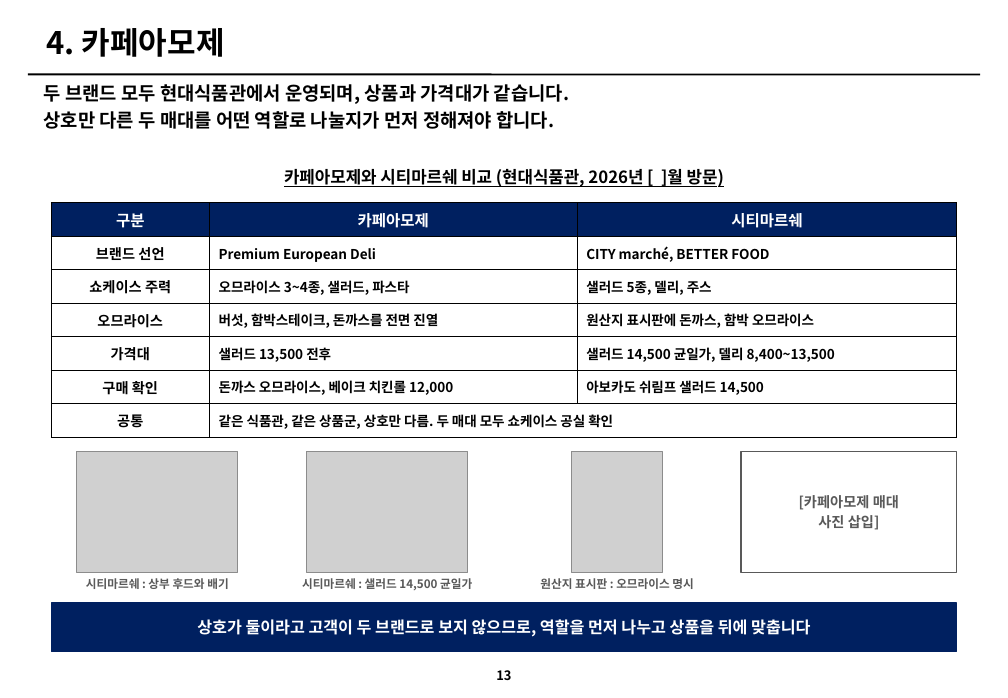
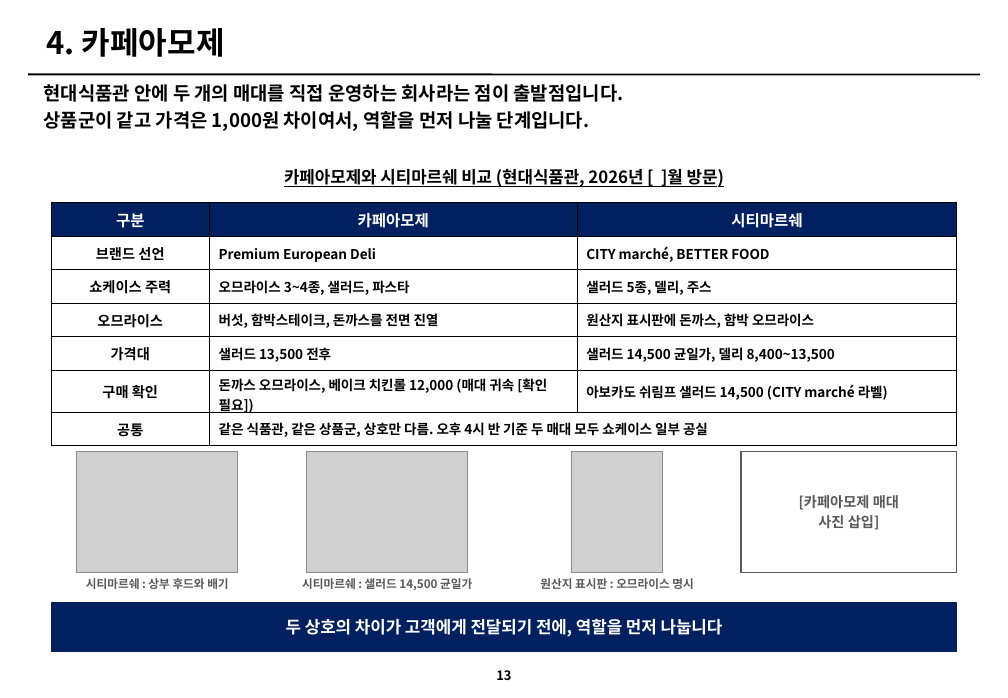
Before and after one commit to grandnim-wq/Claude, a slide deck: slide 13 of 아모제_3개브랜드_개선전략_v3.pptx. Drawn at 1008x698 pixels with LibreOffice and Linux fonts; fonts in the diff are those of the drawing; grey boxes stand for pictures. Boxes give left, top, right and bottom in pixels: in the first picture for what was removed or moved away, otherwise in the second. Text is boxed around its words. In the diff, an @@ line names an element or a change of style, - is before the commit and + after.

```diff
--- a/아모제_3개브랜드_개선전략_v3.pptx
+++ b/아모제_3개브랜드_개선전략_v3.pptx
@@ text at [44,84,624,131]: text changed @@
-두 브랜드 모두 현대식품관에서 운영되며, 상품과 가격대가 같습니다.
-상호만 다른 두 매대를 어떤 역할로 나눌지가 먼저 정해져야 합니다.
+현대식품관 안에 두 개의 매대를 직접 운영하는 회사라는 점이 출발점입니다.
+상품군이 같고 가격은 1,000원 차이여서, 역할을 먼저 나눌 단계입니다.
@@ table at [51,203,957,441] @@
-row 6, column 2: 돈까스 오므라이스, 베이크 치킨롤 12,000
+row 6, column 2: 돈까스 오므라이스, 베이크 치킨롤 12,000 (매대 귀속 [확인 필요])
-row 6, column 3: 아보카도 쉬림프 샐러드 14,500
+row 6, column 3: 아보카도 쉬림프 샐러드 14,500 (CITY marché 라벨)
-row 7, column 2: 같은 식품관, 같은 상품군, 상호만 다름. 두 매대 모두 쇼케이스 공실 확인
+row 7, column 2: 같은 식품관, 같은 상품군, 상호만 다름. 오후 4시 반 기준 두 매대 모두 쇼케이스 일부 공실
@@ text at [286,619,723,637]: text changed; size 12.5 to 13 pt @@
-상호가 둘이라고 고객이 두 브랜드로 보지 않으므로, 역할을 먼저 나누고 상품을 뒤에 맞춥니다
+두 상호의 차이가 고객에게 전달되기 전에, 역할을 먼저 나눕니다
```
Also in this commit, not shown: 16 other slides changed, 1 slide added, 4 other files.
